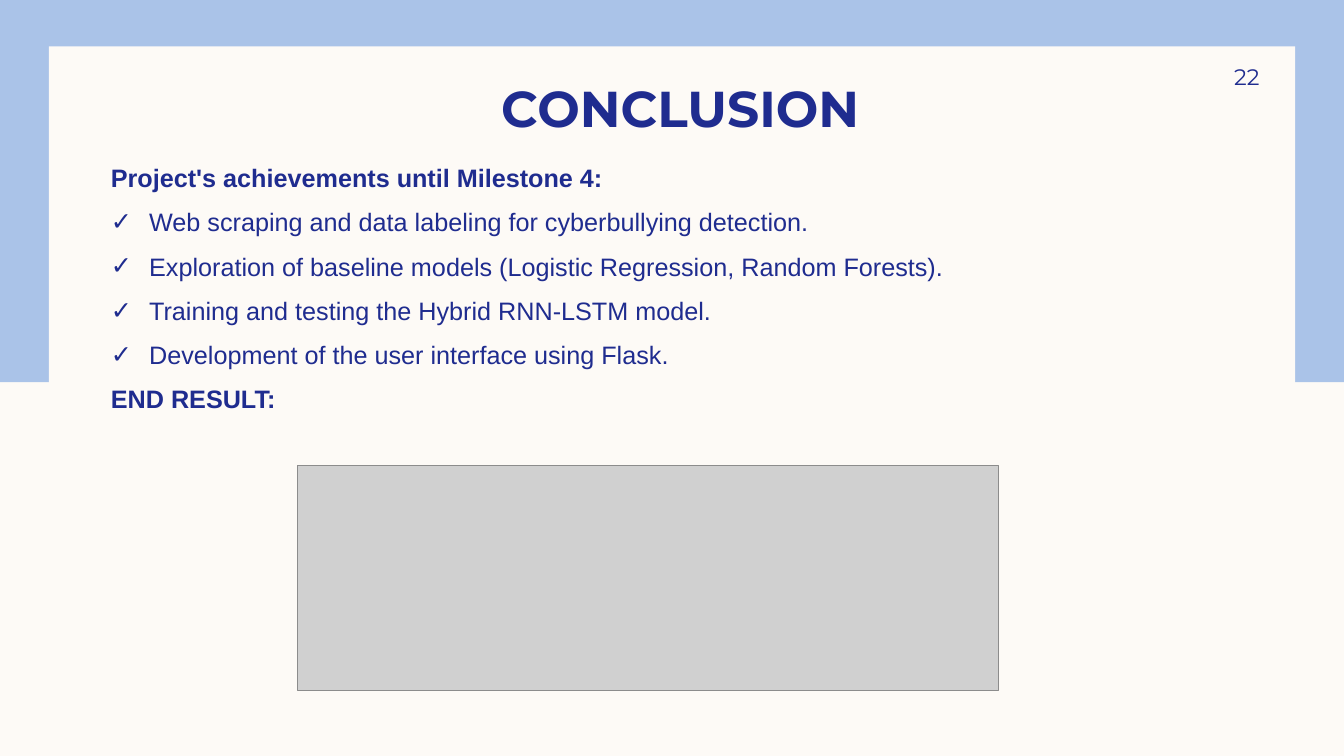
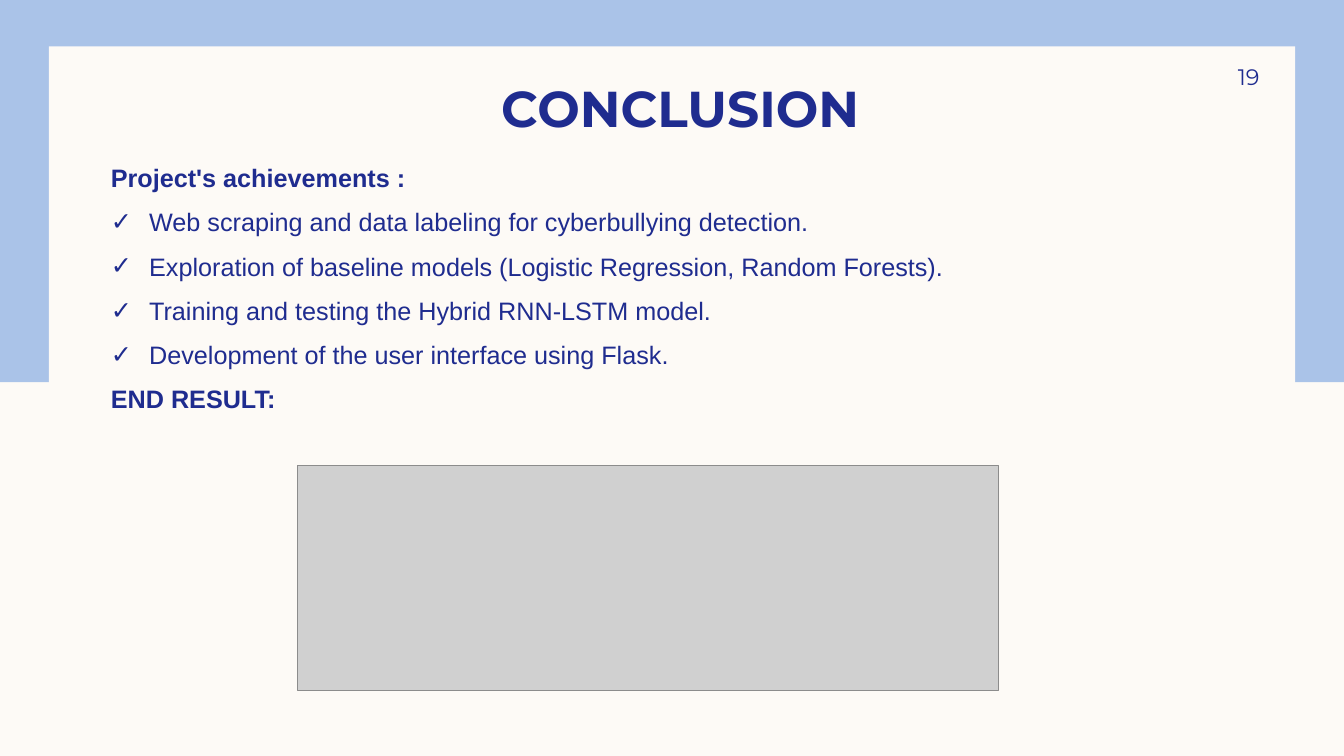
Before and after one commit to prashanth9618781/cyberbullying_detection_model, a slide deck: slide 19 of cyberbullying_ppt.pptx (slide 22 before the commit). Drawn at 1344x756 pixels with LibreOffice and Linux fonts; fonts in the diff are those of the drawing; grey boxes stand for pictures. Boxes give left, top, right and bottom in pixels: in the first picture for what was removed or moved away, otherwise in the second. Text is boxed around its words. In the diff, an @@ line names an element or a change of style, - is before the commit and + after.

```diff
--- a/cyberbullying_ppt.pptx
+++ b/cyberbullying_ppt.pptx
@@ page number at (1238,69,1260,85): text changed @@
-22
+19
@@ text at (111,168,390,193): text changed @@
-Project's achievements until Milestone 4:
+Project's achievements :
```
Also in this commit, not shown: 4 other slides changed, 1 slide added, 4 slides removed.
